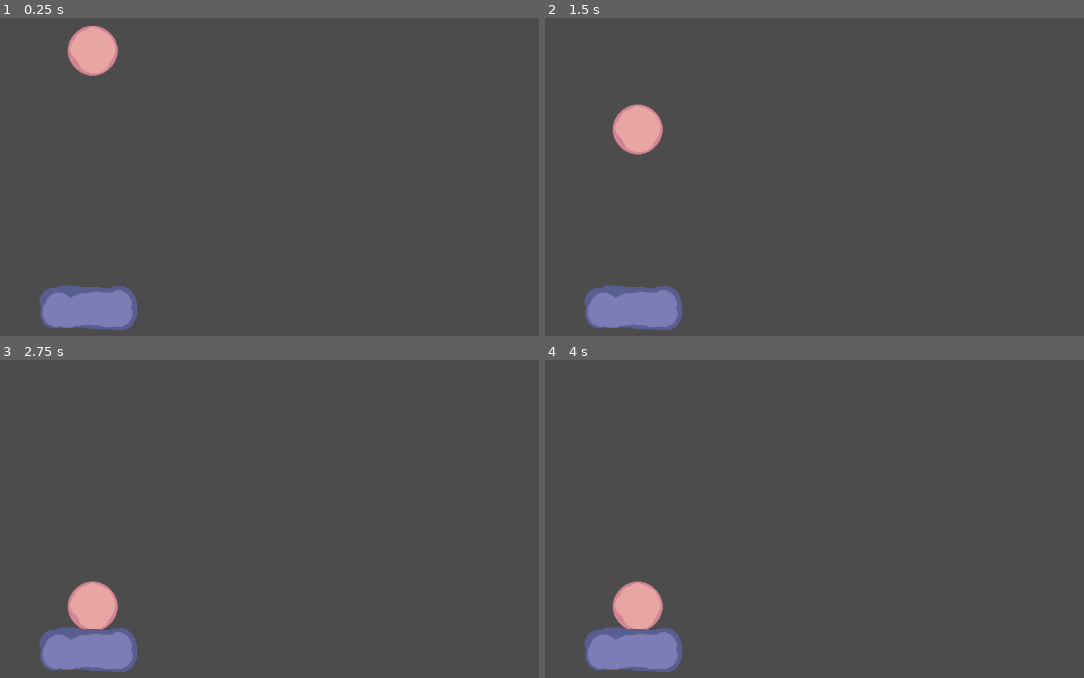
Above: before the commit, frames 1-4 (two rows, left to right).
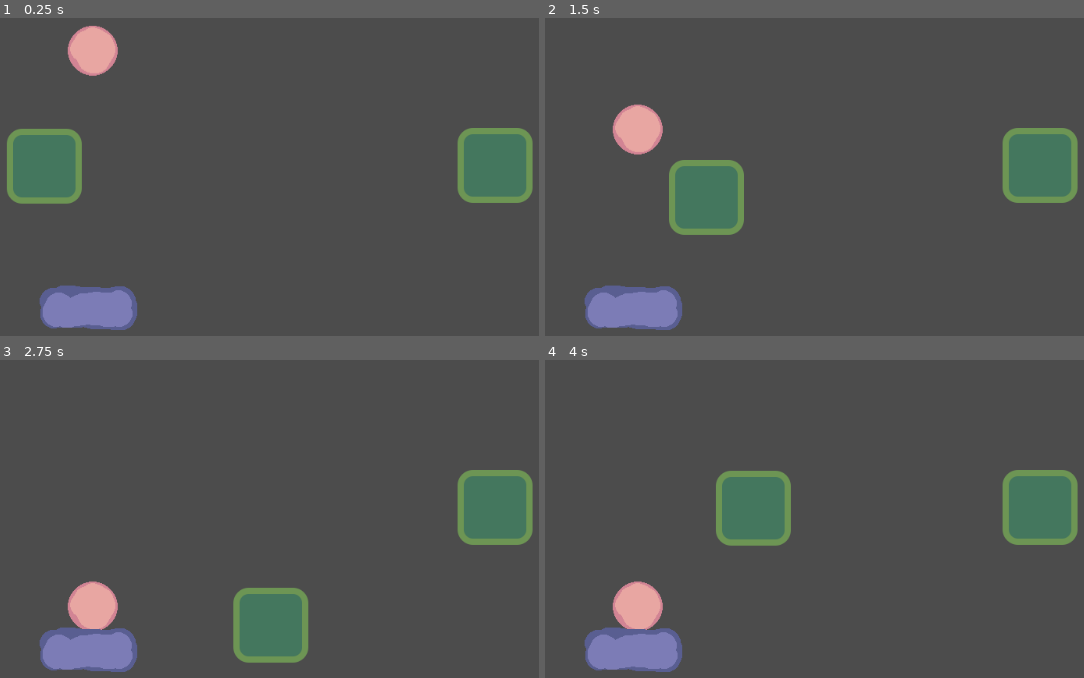
Above: after the commit, the same moments.

Repository: 0xOnyx/UpsiJam2.0
Game: Godot game, scene res://level/level.tscn
Two runs of this game, one before a commit and one after it. Both use one fixed random seed, a clock stepped at 60 frames per second and the inputs below.
Inputs:
- Up to frame 1 (0.25 s): no input
- Up to frame 2 (1.5 s): hold D (1_move_right, bound only after the commit) 0.53-1.28 s; hold S (1_move_down, bound only after the commit) from 1.28 s (still down)
- Up to frame 3 (2.75 s): release S (1_move_down, bound only after the commit) at 2.03 s; hold D (1_move_right, bound only after the commit) from 2.03 s (still down)
- Up to frame 4 (4 s): release D (1_move_right, bound only after the commit) at 2.78 s; hold W (1_move_up, bound only after the commit) 2.78-3.53 s; hold A (1_move_left, bound only after the commit) from 3.53 s (still down)

The runs differ from the first frame. In frame 1, 6.4% of the frame differs, in the area x 1-99%, y 34-59%; in frame 2, 6.4%; in frame 3, 6.4%; in frame 4, 6.4%.

Commit message:
implement cursor

Diff:
--- a/level/level.tscn
+++ b/level/level.tscn
@@ -1,7 +1,8 @@
-[gd_scene load_steps=3 format=2]
+[gd_scene load_steps=4 format=2]
 
 [ext_resource path="res://ball/ball.tscn" type="PackedScene" id=1]
 [ext_resource path="res://blocker/blocker.tscn" type="PackedScene" id=2]
+[ext_resource path="res://player/Cursor.tscn" type="PackedScene" id=3]
 
 [node name="Level" type="Node2D"]
 
@@ -10,3 +11,15 @@
 
 [node name="Blocker" parent="." instance=ExtResource( 2 )]
 position = Vector2( 265, 372 )
+
+[node name="Cursor" parent="." instance=ExtResource( 3 )]
+position = Vector2( 209, 190 )
+
+[node name="Cursor2" parent="." instance=ExtResource( 3 )]
+position = Vector2( 786, 189 )
+inputs = {
+"down": "2_move_down",
+"left": "2_move_left",
+"right": "2_move_right",
+"up": "2_move_up"
+}
--- /dev/null
+++ b/player/Cursor.gd
@@ -0,0 +1,31 @@
+extends KinematicBody2D
+
+var lifes: int = 10;
+var speed : int = 200;
+var vel = Vector2()
+export var inputs = {
+	"right": "1_move_right",
+	"left": "1_move_left",
+	"up": "1_move_up",
+	"down": "1_move_down"
+};
+onready var sprite = $Sprite
+
+
+func _ready():
+	pass
+
+func _physics_process(delta):
+	modulate.a = 0.5
+
+	vel.x = 0;
+	vel.y = 0;
+	if Input.is_action_pressed(inputs["right"]):
+		 vel.x += speed;
+	if Input.is_action_pressed(inputs["left"]):
+		vel.x -= speed;
+	if Input.is_action_pressed(inputs["down"]):
+		vel.y += speed;
+	if Input.is_action_pressed(inputs["up"]):
+		vel.y -= speed;
+	vel = move_and_slide(vel, Vector2.UP);
--- /dev/null
+++ b/player/Cursor.tscn
@@ -0,0 +1,19 @@
+[gd_scene load_steps=4 format=2]
+
+[ext_resource path="res://start-assets/player.png" type="Texture" id=1]
+[ext_resource path="res://player/Cursor.gd" type="Script" id=2]
+
+[sub_resource type="RectangleShape2D" id=1]
+extents = Vector2( 48.5, 49 )
+
+[node name="Cursor" type="KinematicBody2D"]
+collision_layer = 2
+collision_mask = 2
+script = ExtResource( 2 )
+
+[node name="Sprite" type="Sprite" parent="."]
+texture = ExtResource( 1 )
+
+[node name="CollisionShape2D" type="CollisionShape2D" parent="."]
+position = Vector2( -1, 0 )
+shape = SubResource( 1 )
--- a/project.godot
+++ b/project.godot
@@ -18,6 +18,49 @@
 
 common/drop_mouse_on_gui_input_disabled=true
 
+[input]
+
+1_move_up={
+"deadzone": 0.5,
+"events": [ Object(InputEventKey,"resource_local_to_scene":false,"resource_name":"","device":0,"alt":false,"shift":false,"control":false,"meta":false,"command":false,"pressed":false,"scancode":0,"physical_scancode":87,"unicode":0,"echo":false,"script":null)
+ ]
+}
+1_move_down={
+"deadzone": 0.5,
+"events": [ Object(InputEventKey,"resource_local_to_scene":false,"resource_name":"","device":0,"alt":false,"shift":false,"control":false,"meta":false,"command":false,"pressed":false,"scancode":0,"physical_scancode":83,"unicode":0,"echo":false,"script":null)
+ ]
+}
+1_move_left={
+"deadzone": 0.5,
+"events": [ Object(InputEventKey,"resource_local_to_scene":false,"resource_name":"","device":0,"alt":false,"shift":false,"control":false,"meta":false,"command":false,"pressed":false,"scancode":0,"physical_scancode":65,"unicode":0,"echo":false,"script":null)
+ ]
+}
+1_move_right={
+"deadzone": 0.5,
+"events": [ Object(InputEventKey,"resource_local_to_scene":false,"resource_name":"","device":0,"alt":false,"shift":false,"control":false,"meta":false,"command":false,"pressed":false,"scancode":0,"physical_scancode":68,"unicode":0,"echo":false,"script":null)
+ ]
+}
+2_move_up={
+"deadzone": 0.5,
+"events": [ Object(InputEventKey,"resource_local_to_scene":false,"resource_name":"","device":0,"alt":false,"shift":false,"control":false,"meta":false,"command":false,"pressed":false,"scancode":0,"physical_scancode":80,"unicode":0,"echo":false,"script":null)
+ ]
+}
+2_move_down={
+"deadzone": 0.5,
+"events": [ Object(InputEventKey,"resource_local_to_scene":false,"resource_name":"","device":0,"alt":false,"shift":false,"control":false,"meta":false,"command":false,"pressed":false,"scancode":0,"physical_scancode":59,"unicode":0,"echo":false,"script":null)
+ ]
+}
+2_move_left={
+"deadzone": 0.5,
+"events": [ Object(InputEventKey,"resource_local_to_scene":false,"resource_name":"","device":0,"alt":false,"shift":false,"control":false,"meta":false,"command":false,"pressed":false,"scancode":0,"physical_scancode":76,"unicode":0,"echo":false,"script":null)
+ ]
+}
+2_move_right={
+"deadzone": 0.5,
+"events": [ Object(InputEventKey,"resource_local_to_scene":false,"resource_name":"","device":0,"alt":false,"shift":false,"control":false,"meta":false,"command":false,"pressed":false,"scancode":0,"physical_scancode":39,"unicode":0,"echo":false,"script":null)
+ ]
+}
+
 [physics]
 
 common/enable_pause_aware_picking=true
--- /dev/null
+++ b/start-assets/font_default.tres
@@ -0,0 +1,10 @@
+[gd_resource type="DynamicFont" load_steps=2 format=2]
+
+[ext_resource path="res://assets/montserrat_extrabold.otf" type="DynamicFontData" id=1]
+
+
+[resource]
+size = 24
+use_mipmaps = true
+use_filter = true
+font_data = ExtResource( 1 )
--- /dev/null
+++ b/start-assets/font_title.tres
@@ -0,0 +1,9 @@
+[gd_resource type="DynamicFont" load_steps=2 format=2]
+
+[ext_resource path="res://assets/montserrat_extrabold.otf" type="DynamicFontData" id=1]
+
+[resource]
+size = 46
+use_mipmaps = true
+use_filter = true
+font_data = ExtResource( 1 )
--- /dev/null
+++ b/start-assets/tileset.tres
@@ -0,0 +1,43 @@
+[gd_resource type="TileSet" load_steps=4 format=2]
+
+[ext_resource path="res://assets/tileset.png" type="Texture" id=1]
+
+[sub_resource type="ConvexPolygonShape2D" id=1]
+points = PoolVector2Array( 0, 0, 80, 0, 80, 80, 0, 80 )
+
+[sub_resource type="ConvexPolygonShape2D" id=2]
+points = PoolVector2Array( 0, 0, 80, 0, 80, 80, 0, 80 )
+
+[resource]
+0/name = "tileset.png 0"
+0/texture = ExtResource( 1 )
+0/tex_offset = Vector2( 0, 0 )
+0/modulate = Color( 1, 1, 1, 1 )
+0/region = Rect2( 0, 0, 80, 80 )
+0/tile_mode = 0
+0/occluder_offset = Vector2( 0, 0 )
+0/navigation_offset = Vector2( 0, 0 )
+0/shapes = [ {
+"autotile_coord": Vector2( 0, 0 ),
+"one_way": false,
+"one_way_margin": 1.0,
+"shape": SubResource( 1 ),
+"shape_transform": Transform2D( 1, 0, 0, 1, 0, 0 )
+} ]
+0/z_index = 0
+1/name = "tileset.png 1"
+1/texture = ExtResource( 1 )
+1/tex_offset = Vector2( 0, 0 )
+1/modulate = Color( 1, 1, 1, 1 )
+1/region = Rect2( 80, 0, 80, 80 )
+1/tile_mode = 0
+1/occluder_offset = Vector2( 0, 0 )
+1/navigation_offset = Vector2( 0, 0 )
+1/shapes = [ {
+"autotile_coord": Vector2( 0, 0 ),
+"one_way": true,
+"one_way_margin": 1.0,
+"shape": SubResource( 2 ),
+"shape_transform": Transform2D( 1, 0, 0, 1, 0, 0 )
+} ]
+1/z_index = 0
Binary file added: start-assets/background.png
Binary file added: start-assets/bumper.png
Binary file added: start-assets/coin.png
Binary file added: start-assets/enemy.png
Binary file added: start-assets/icon.png
Binary file added: start-assets/light.png
Binary file added: start-assets/montserrat_extrabold.otf
Binary file added: start-assets/player.png
Binary file added: start-assets/portal.png
Binary file added: start-assets/tileset.png
